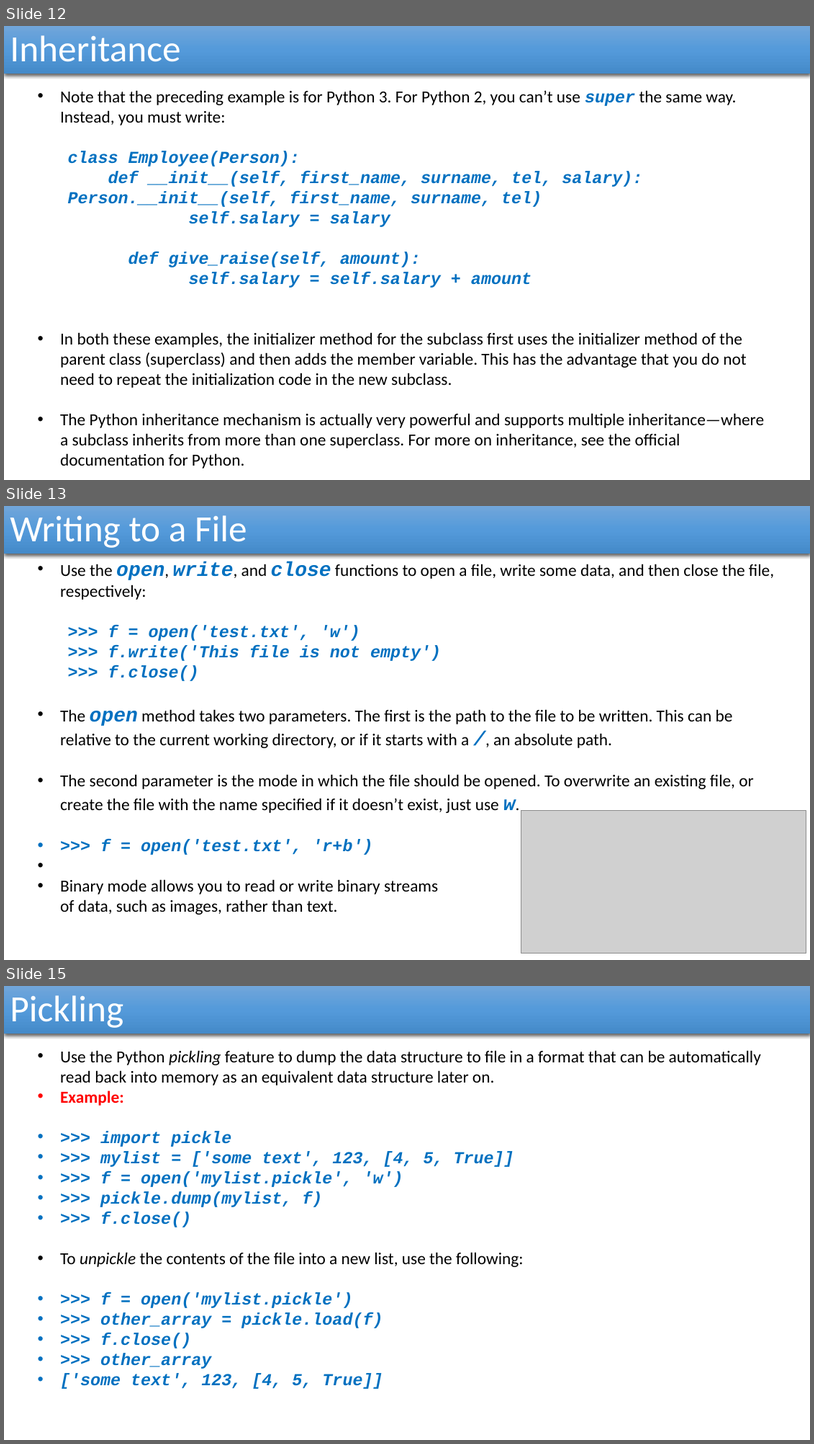
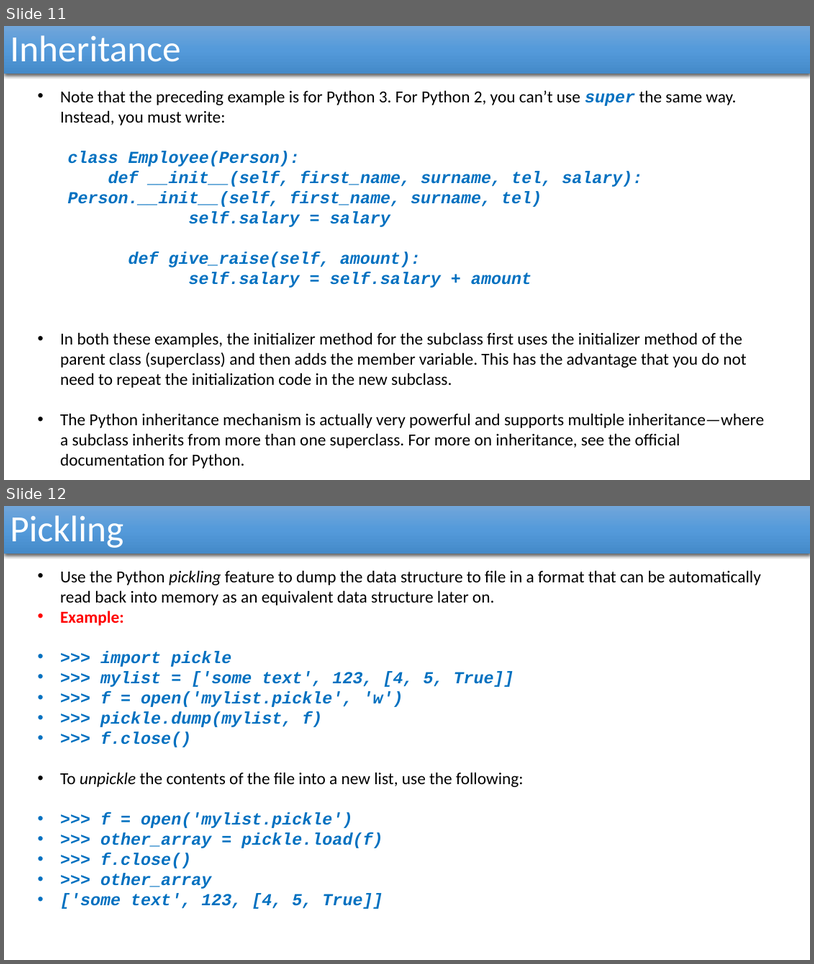
Before and after one commit to reza-arjmandi/rpi-course, a slide deck: session4/presentaion/Python_Advanced.pptx. Shown one above the other, each under a label of ours: slides 12, 13 and 15 before the commit, slides 11 and 12 after it; the slides between them are not shown. The pictures are 814x1444 and 814x964 pixels, drawn with LibreOffice and Linux fonts; fonts in the diff are those of the drawing; grey boxes stand for pictures. Boxes give left, top, right and bottom in pixels: in the first picture for what was removed or moved away, otherwise in the second. Text is boxed around its words. In the diff, an @@ line names an element or a change of style, - is before the commit and + after.

```diff
--- a/session4/presentaion/Python_Advanced.pptx
+++ b/session4/presentaion/Python_Advanced.pptx
@@ slide 13 removed at box(4, 506, 810, 960), background #FFFFFF @@
@@ rectangle removed at box(4, 506, 810, 554) @@
-Writing to a File
@@ text removed at box(60, 561, 774, 914) @@
-• Use the open, write, and close functions to open a file, write some data, and then close the file, respectively:
-  >>> f = open('test.txt', 'w')
-  >>> f.write('This file is not empty')
-  >>> f.close()
-• The open method takes two parameters. The first is the path to the file to be written. This can be relative to the current working directory, or if it starts with a /, an absolute path.
-• The second parameter is the mode in which the file should be opened. To overwrite an existing file, or create the file with the name specified if it doesn’t exist, just use w.
-• >>> f = open('test.txt', 'r+b')
-• Binary mode allows you to read or write binary streams
-  of data, such as images, rather than text.
@@ picture removed at box(521, 811, 806, 953) @@
@@ what was slide 12 is now slide 11 @@
@@ what was slide 15 is now slide 12 @@
```
Also in this commit, not shown: 5 other slides removed, 2 other files.
